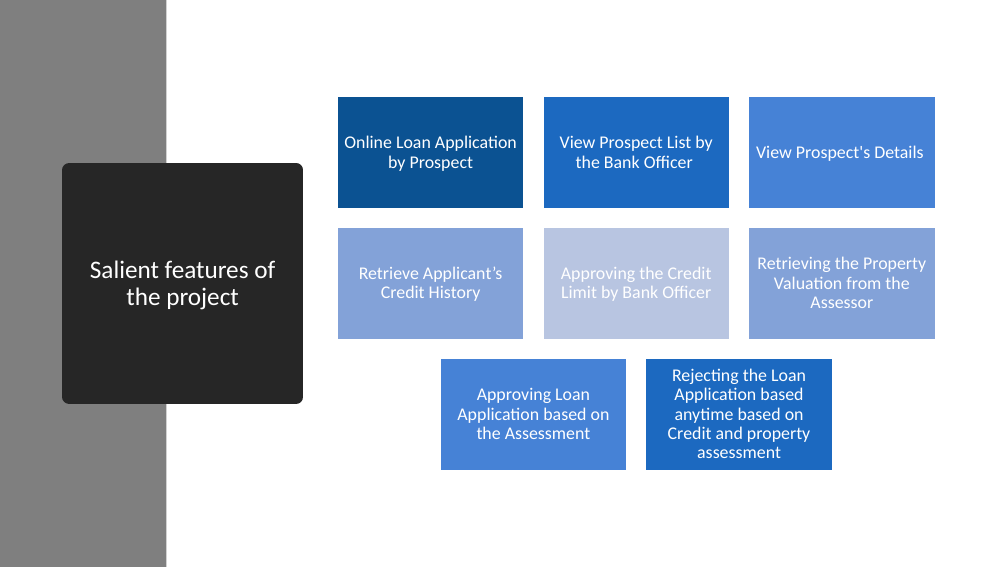
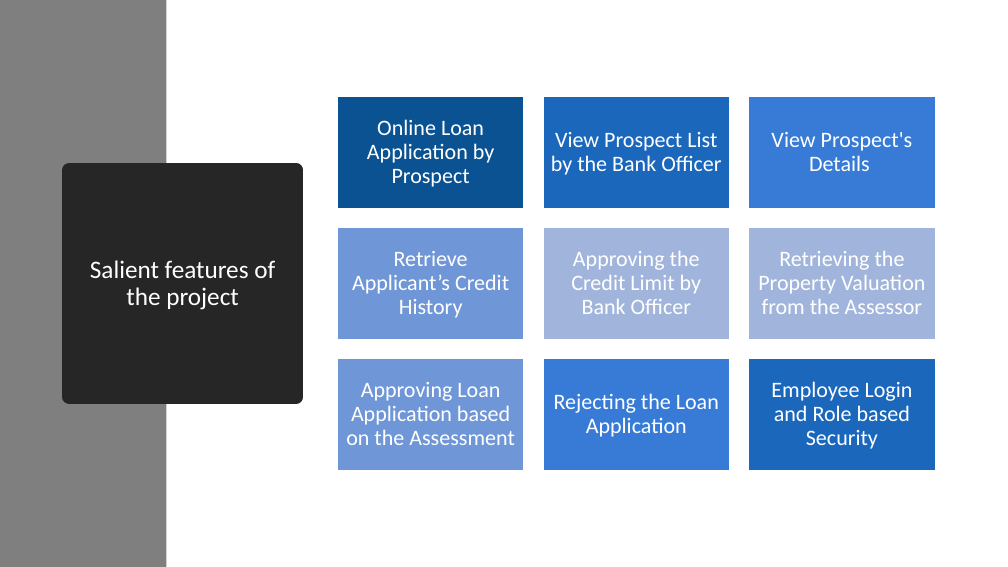
Before and after one commit to NehaDawda/Final_Project, a slide deck: slide 15 of Diagrams/JP-Project-Group3_Loan_Management_System_PPT_Final_Updated.pptx (slide 14 before the commit). Drawn at 1008x567 pixels with LibreOffice and Linux fonts; fonts in the diff are those of the drawing. Boxes give left, top, right and bottom in pixels: in the first picture for what was removed or moved away, otherwise in the second. Text is boxed around its words. In the diff, an @@ line names an element or a change of style, - is before the commit and + after.

Commit message:
Final(1)

```diff
--- a/Diagrams/JP-Project-Group3_Loan_Management_System_PPT_Final_Updated.pptx
+++ b/Diagrams/JP-Project-Group3_Loan_Management_System_PPT_Final_Updated.pptx
@@ rectangle at <box>543,97,730,209</box>: fill #1C69C1 to #1A67BC @@
@@ rectangle at <box>749,97,935,209</box>: fill #4682D6 to #387CD6 @@
@@ rectangle at <box>337,228,524,340</box>: fill #83A2D8 to #7097D6 @@
@@ rectangle at <box>543,228,730,340</box>: fill #B9C5E1 to #A2B5DC @@
@@ rectangle at <box>749,228,935,340</box>: fill #83A2D8 to #A2B5DC @@
@@ size 17 to 21 pt; more space between paragraphs in 7 elements at <box>367,119,494,187</box>, <box>551,132,721,175</box>, <box>771,132,913,171</box>, <box>352,251,509,318</box>, <box>571,251,701,314</box>, <box>758,251,925,314</box>, <box>346,382,515,445</box> @@
@@ 2 rectangles, 1 text: place and size @@
-2 rectangles, 1 text at <box>440,358,833,470</box>
+2 rectangles, 1 text at <box>337,358,730,470</box>
@@ rectangle at <box>337,358,524,470</box>: fill #4682D6 to #7097D6 @@
@@ rectangle at <box>543,358,730,470</box>: fill #1C69C1 to #387CD6 @@
@@ rectangle added at <box>749,358,935,470</box>, fill #1A67BC, outline #FFFFFF 1.5 pt @@
@@ text added at <box>771,381,913,449</box>, 21 pt, text #FFFFFF @@
+Employee Login and Role based Security
@@ text at <box>554,393,719,437</box>: text changed; size 17 to 21 pt @@
-Rejecting the Loan Application based anytime based on Credit and property assessment
+Rejecting the Loan Application
```
Also in this commit, not shown: 7 other slides changed, 2 slides added, 2 slides removed.
